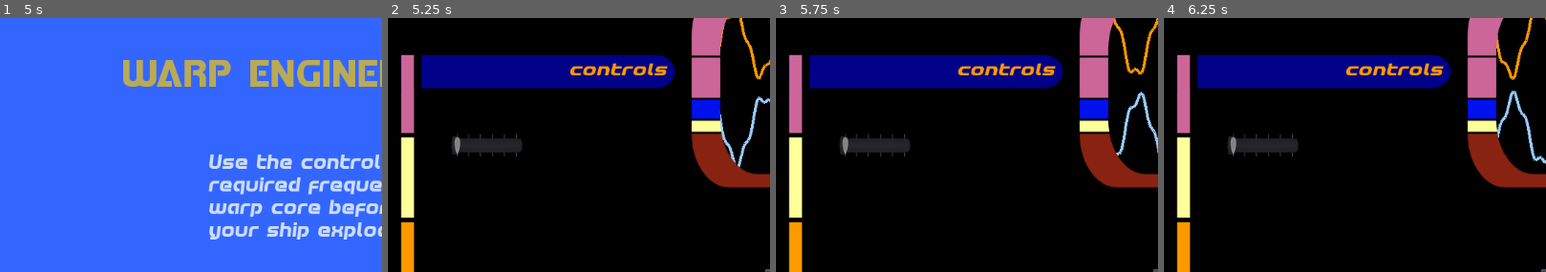
Above: before the commit, frames 1-4 (left to right).
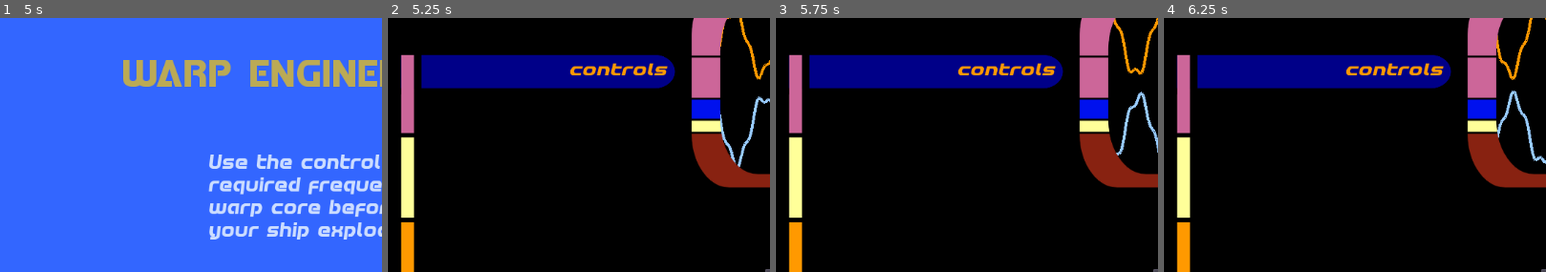
Above: after the commit, the same moments.

Repository: squiggle-at-squiggle/LDJam49
Game: Godot game, scene res://Scenes/Main.tscn
The game is run twice, just before and just after one commit, with the same random seed, the same clock (stepped at 60 frames per second) and the same inputs.
Inputs:
- Up to frame 1 (5 s): click "Start Game" at 0.5 s; click "Submit" at 1.25 s; click "Submit" at 2 s; click "Submit" at 2.75 s; tap Enter at 3.5 s; tap Space at 4.25 s
- Up to frame 2 (5.25 s): click "Start Game" at 5 s
- Up to frame 3 (5.75 s): no input
- Up to frame 4 (6.25 s): no input
The pictures show only the part of the screen within x 0-50%, y 15-65%; the shares and areas given below are measured in that part.

Frame 1 is identical in both runs. In frame 2, 1.1% of the frame differs, in the area x 16-36%, y 45-55%; in frame 3, 1.1%; in frame 4, 1.1%.

Commit message:
hide toggles when win/lose

Diff:
--- a/Code/Main.gd
+++ b/Code/Main.gd
@@ -65,12 +65,6 @@
 	round_controller()
 
 func round_controller():
-	#if round_counter == 1:
-	#	$ControlPanel/Control/SliderOne/HSlider.hide()
-	#	$ControlPanel/Control/SliderTwo/HSlider.hide()
-	#	$ControlPanel/Control/SliderThree/HSlider.hide()
-	#	$ControlPanel/Control/SliderFour/HSlider.hide()
-	#	$ControlPanel/Control/SliderFive/HSlider.hide()
 	if round_counter <= 3:
 		$ControlPanel/Control/SliderOne.show()
 		#set submissions 2-5 to correct
@@ -93,6 +87,12 @@
 		$ControlPanel/Control/SliderFour.show()
 		$ControlPanel/Control/SliderFive.show()
 
+func hide_all_toggles():
+	$ControlPanel/Control/SliderOne/HSlider.hide()
+	$ControlPanel/Control/SliderTwo/HSlider.hide()
+	$ControlPanel/Control/SliderThree/HSlider.hide()
+	$ControlPanel/Control/SliderFour/HSlider.hide()
+	$ControlPanel/Control/SliderFive/HSlider.hide()
 
 func verify_solution():
 	if int($ControlPanel.submission) == solution1 and int($ControlPanel.submission2) == solution2 and int($ControlPanel.submission3) == solution3 and int($ControlPanel.submission4) == solution4 and int($ControlPanel.submission5) == solution5:
@@ -105,8 +105,10 @@
 	if verify_solution() and total_rounds == round_counter:
 		WinGame()
 		round_counter=0
+		hide_all_toggles()
 	elif verify_solution():
 		new_round()
 	else:
 		LoseGame()
 		round_counter=0
+		hide_all_toggles()
